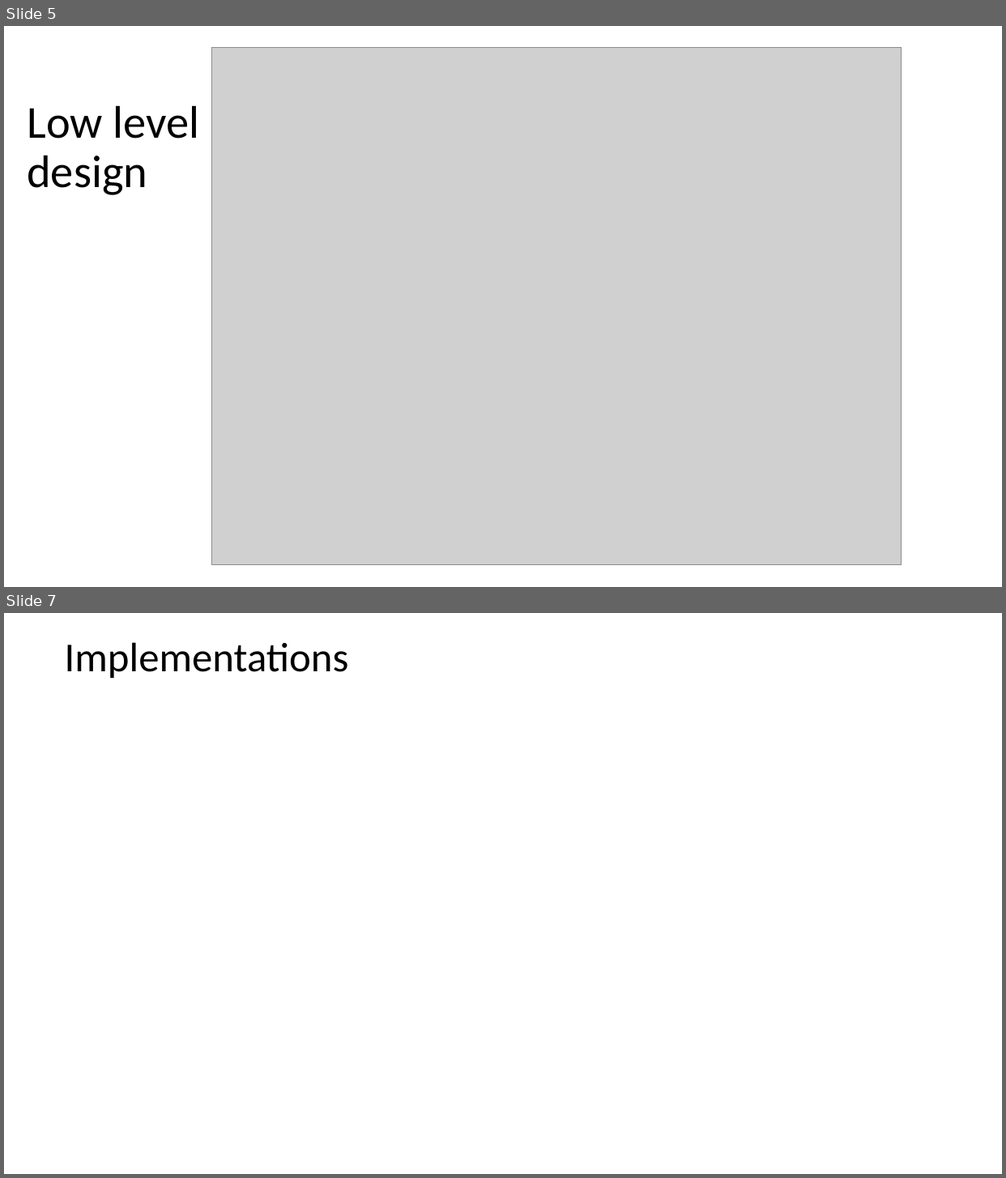
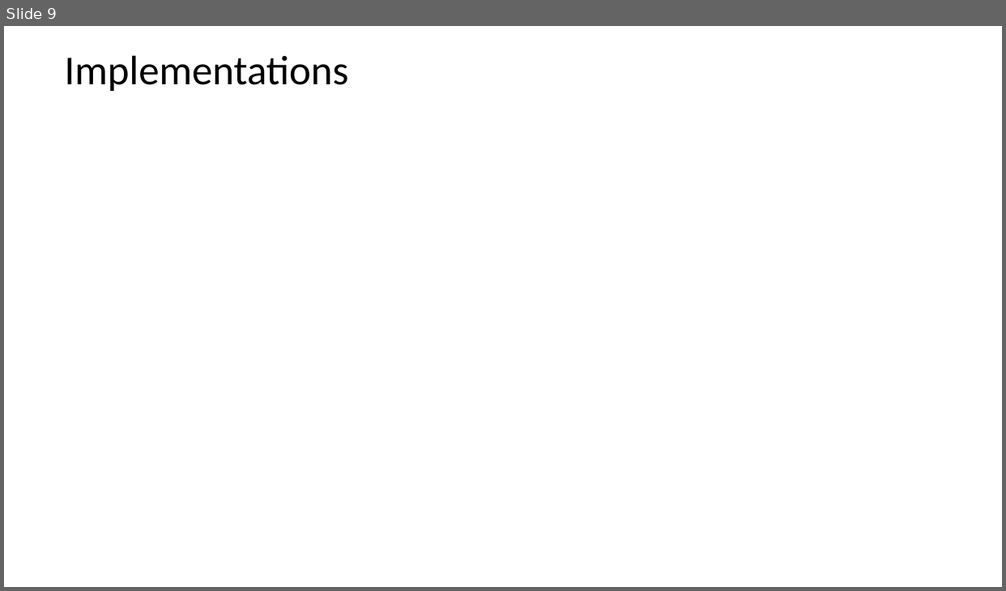
Before and after one commit to girish-thetechieguy/wealth-management-platform, a slide deck: jpm-wm-project-execution/2_Design/JPM_presentation.pptx. Shown one above the other, each under a label of ours: slides 5 and 7 before the commit, slide 9 after it; the slides between them are not shown. The pictures are 1006x1178 and 1006x591 pixels, drawn with LibreOffice and Linux fonts; fonts in the diff are those of the drawing; grey boxes stand for pictures. Boxes give left, top, right and bottom in pixels: in the first picture for what was removed or moved away, otherwise in the second. Text is boxed around its words. In the diff, an @@ line names an element or a change of style, - is before the commit and + after.

Commit message:
UI design is updated by removing redandant files

```diff
--- a/jpm-wm-project-execution/2_Design/JPM_presentation.pptx
+++ b/jpm-wm-project-execution/2_Design/JPM_presentation.pptx
@@ slide 5 removed at (4,26,1002,587), background #FFFFFF @@
@@ picture removed at (211,47,901,565) @@
@@ title removed at (27,105,200,195) @@
-Low level design
@@ what was slide 7 is now slide 9 @@
```
Also in this commit, not shown: 2 slides changed, 6 slides added, 3 other slides removed, 39 other files.
